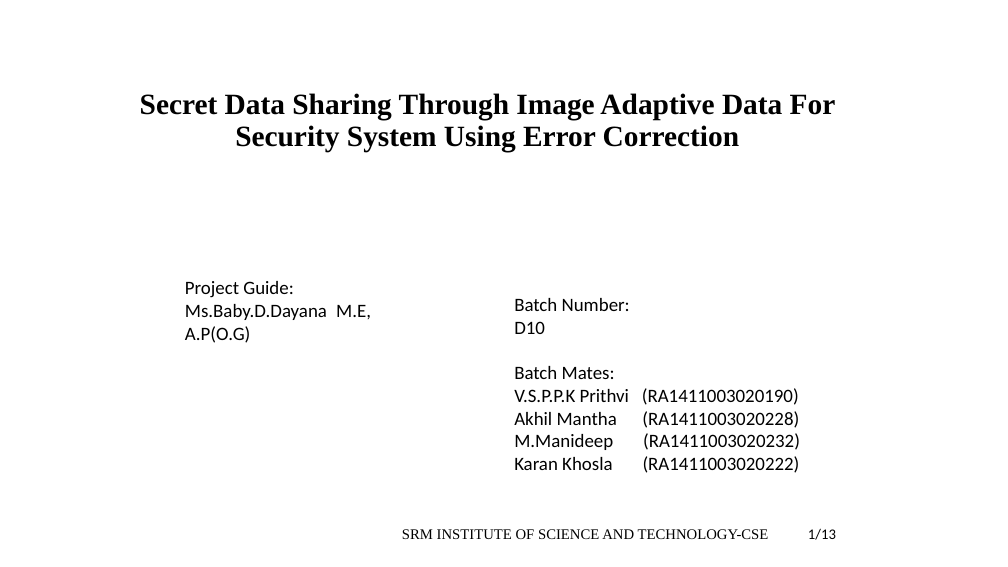
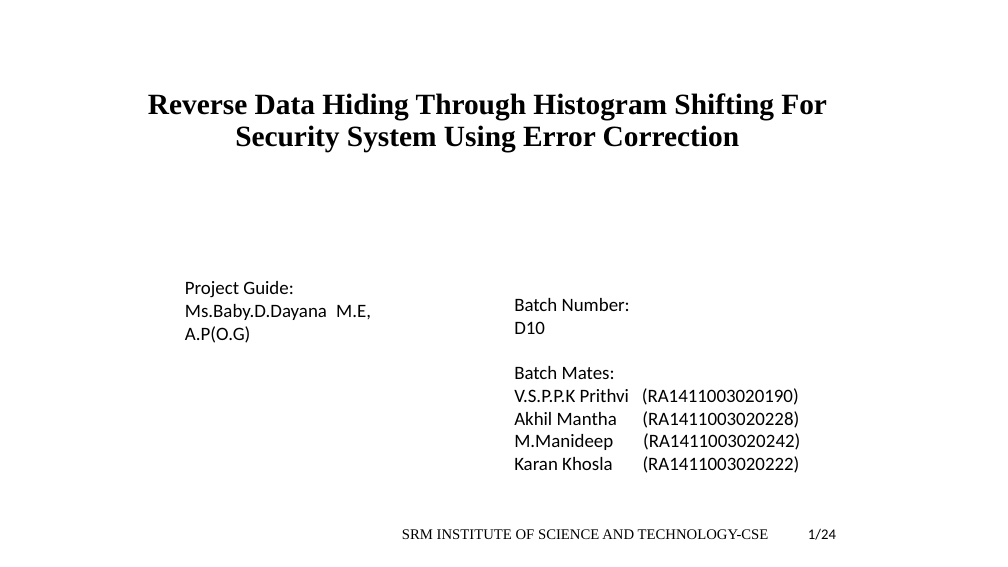
Before and after one commit to akhilmantha/Reverse-Data-Hiding-Using-Histogram-Comparison-And-MPE-Predictors, a slide deck: slide 1 of Research/Presentation/ppt (11) (1).pptx. Drawn at 1008x567 pixels with LibreOffice and Linux fonts; fonts in the diff are those of the drawing. Boxes give left, top, right and bottom in pixels: in the first picture for what was removed or moved away, otherwise in the second. Text is boxed around its words. In the diff, an @@ line names an element or a change of style, - is before the commit and + after.

```diff
--- a/Research/Presentation/ppt (11) (1).pptx
+++ b/Research/Presentation/ppt (11) (1).pptx
@@ title at (x1=148, y1=93, x2=827, y2=152): text changed @@
-Secret Data Sharing Through Image Adaptive Data For Security System Using Error Correction
+Reverse Data Hiding Through Histogram Shifting For Security System Using Error Correction
@@ text at (x1=514, y1=433, x2=800, y2=450): text changed @@
-M.Manideep (RA1411003020232)
+M.Manideep (RA1411003020242)
@@ text at (x1=808, y1=528, x2=836, y2=540): text changed @@
-1/13
+1/24
```
Also in this commit, not shown: 18 other slides changed, 5 slides added, 3 slides removed.
